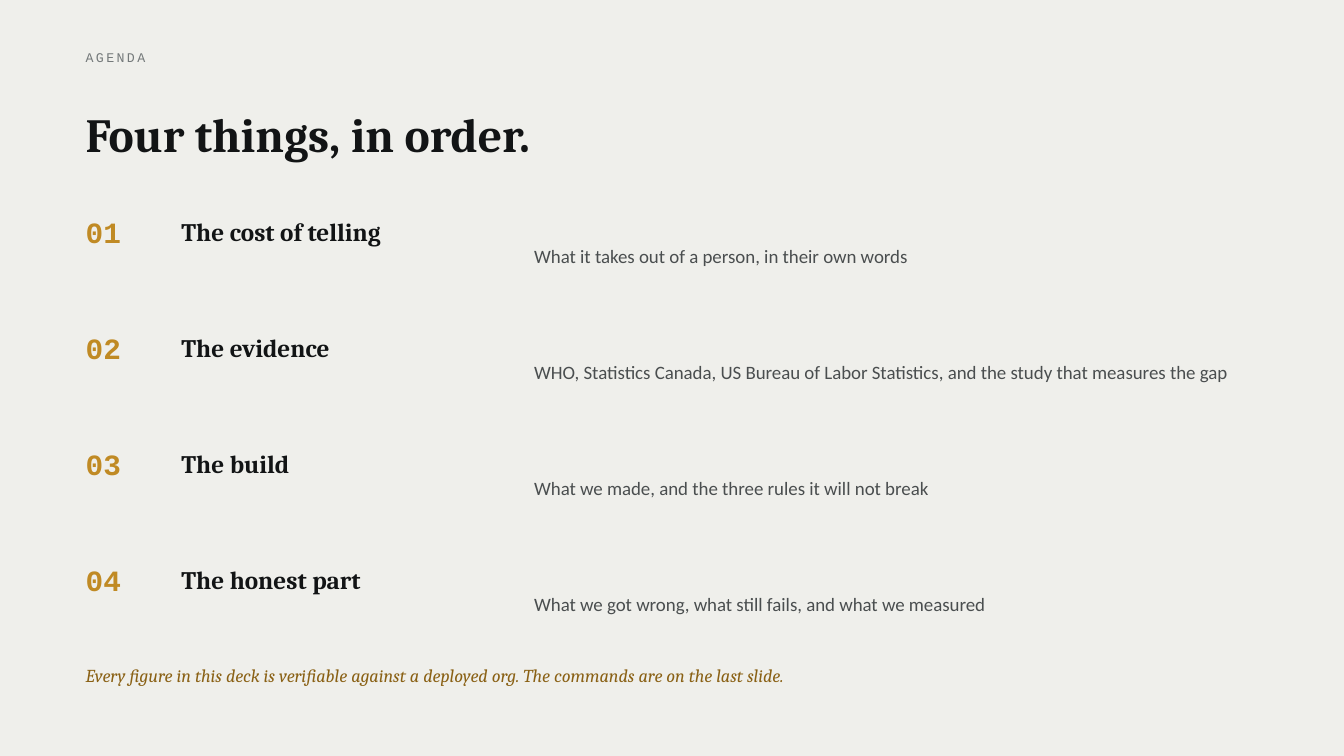
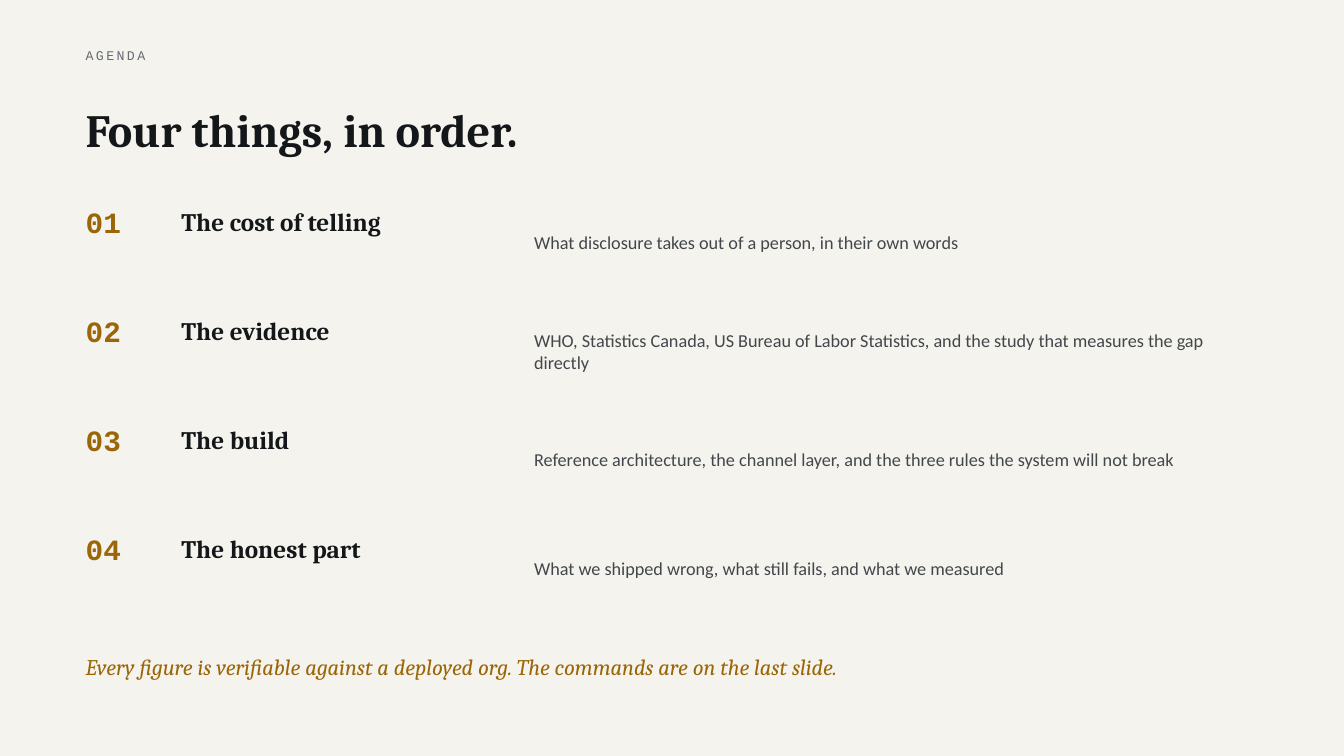
Before and after one commit to parthsevak2/curb-cut, a slide deck: slide 5 of submission/Curb-Cut.pptx (slide 4 before the commit). Drawn at 1344x756 pixels with LibreOffice and Linux fonts; fonts in the diff are those of the drawing. Boxes give left, top, right and bottom in pixels: in the first picture for what was removed or moved away, otherwise in the second. Text is boxed around its words. In the diff, an @@ line names an element or a change of style, - is before the commit and + after.

```diff
--- a/submission/Curb-Cut.pptx
+++ b/submission/Curb-Cut.pptx
@@ background #EFEFEB to #F5F3ED @@
@@ text "AGENDA" at [86,51,146,60]: text colour #74797A to #656B71 @@
@@ text "Four things, in order." at [86,115,518,157]: size 34 to 33 pt, text colour #121415 to #14171A @@
@@ text "01": place and size @@
-text "01" at [86,223,121,244]
+text "01" at [86,213,121,234]
@@ text "The cost of telling": place and size @@
-text "The cost of telling" at [181,223,381,247]
+text "The cost of telling" at [181,213,381,237]
@@ text at [534,236,958,252]: text changed; size 13.5 to 13 pt; text colour #4A4E4F to #42474C @@
-What it takes out of a person, in their own words
+What disclosure takes out of a person, in their own words
@@ text "02": place and size @@
-text "02" at [86,339,121,360]
+text "02" at [86,322,121,343]
@@ text "The evidence": place and size @@
-text "The evidence" at [181,339,330,357]
+text "The evidence" at [181,322,330,340]
@@ text at [534,334,1203,372]: text changed; size 13.5 to 13 pt; text colour #4A4E4F to #42474C @@
-WHO, Statistics Canada, US Bureau of Labor Statistics, and the study that measures the gap
+WHO, Statistics Canada, US Bureau of Labor Statistics, and the study that measures the gap directly
@@ text "03": place and size @@
-text "03" at [86,455,121,476]
+text "03" at [86,431,121,452]
@@ text "The build": place and size @@
-text "The build" at [181,455,290,473]
+text "The build" at [181,431,290,449]
@@ text at [534,453,1174,469]: text changed; size 13.5 to 13 pt; text colour #4A4E4F to #42474C @@
-What we made, and the three rules it will not break
+Reference architecture, the channel layer, and the three rules the system will not break
@@ text colour #C08A24 to #9A6608 in 4 elements at [86,213,121,234], [86,322,121,343], [86,431,121,452], [86,540,121,561] @@
@@ text "04": place and size @@
-text "04" at [86,571,121,592]
+text "04" at [86,540,121,561]
@@ text colour #121415 to #14171A in 4 elements at [181,213,381,237], [181,322,330,340], [181,431,290,449], [181,540,360,564] @@
@@ text "The honest part": place and size @@
-text "The honest part" at [181,571,360,595]
+text "The honest part" at [181,540,360,564]
@@ text at [534,562,1004,578]: text changed; size 13.5 to 13 pt; text colour #4A4E4F to #42474C @@
-What we got wrong, what still fails, and what we measured
+What we shipped wrong, what still fails, and what we measured
@@ text at [86,659,837,680]: text changed; size 13 to 16 pt; text colour #8A6115 to #9A6608 @@
-Every figure in this deck is verifiable against a deployed org. The commands are on the last slide.
+Every figure is verifiable against a deployed org. The commands are on the last slide.
```
Also in this commit, not shown: 18 other slides changed, 3 slides added, 1 other file.
